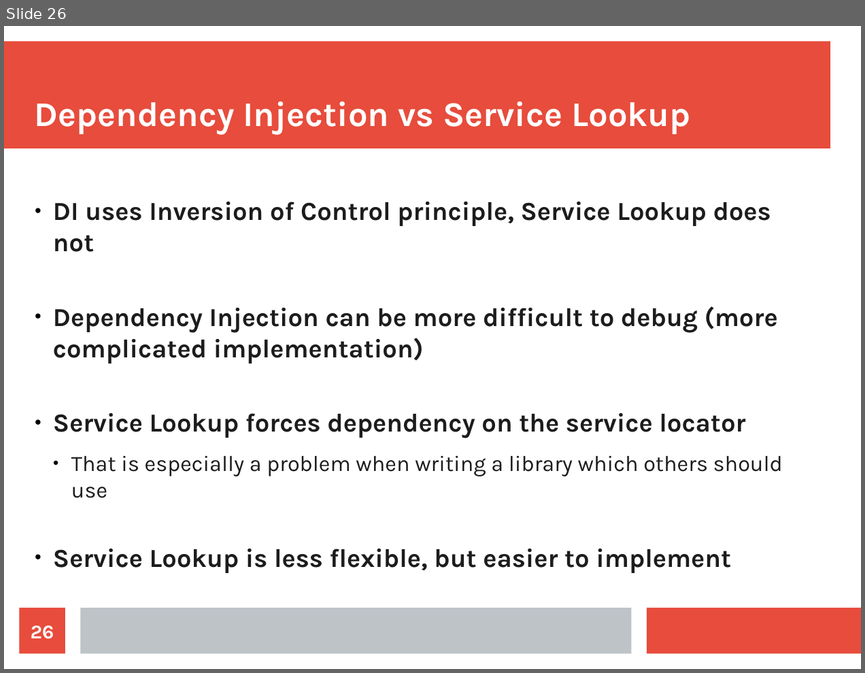
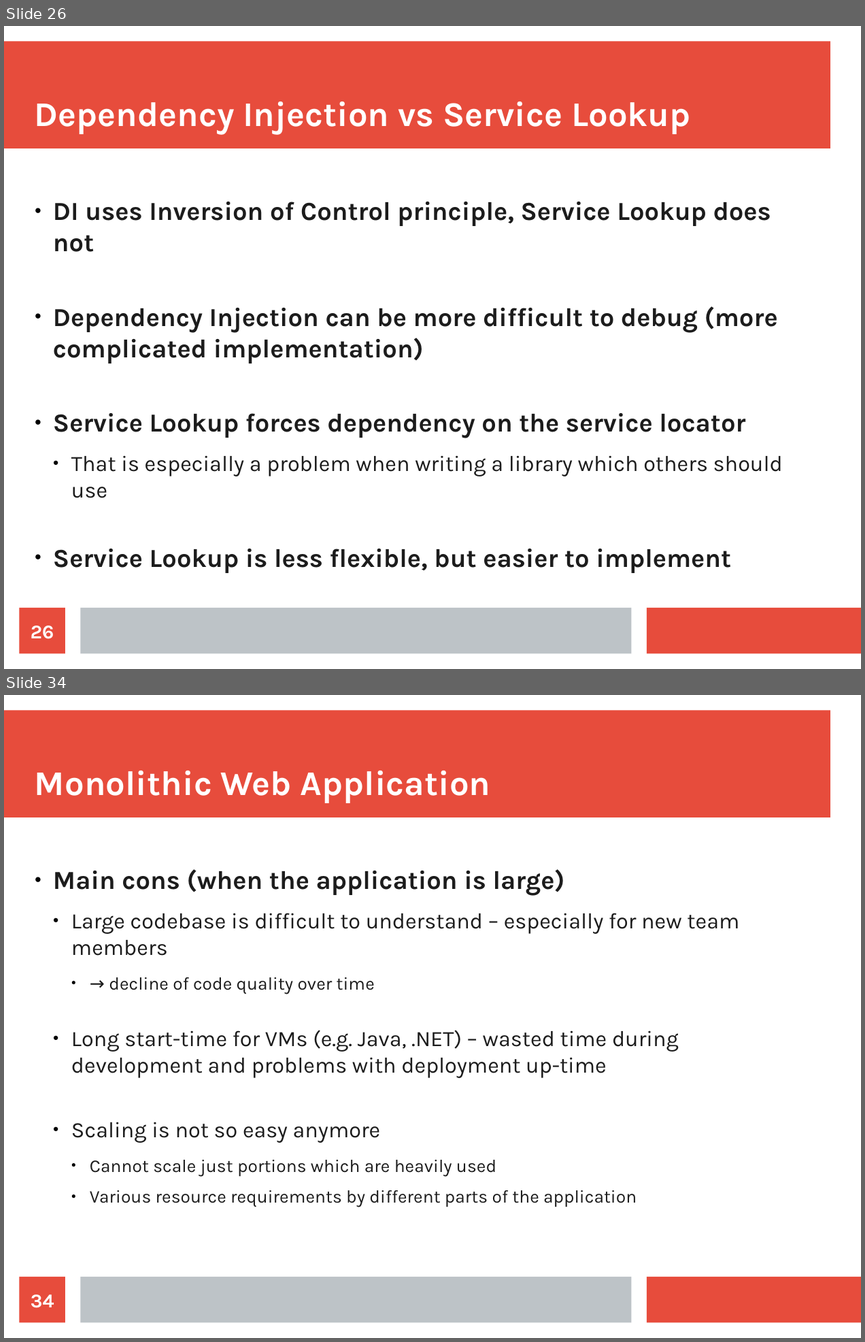
Before and after one commit to maxotta/pia-labs, a slide deck: lectures/architecture/architecture.odp. Shown one above the other, each under a label of ours: slide 26 before the commit, slides 26 and 34 after it; the slides between them are not shown. The pictures are 865x673 and 865x1342 pixels, drawn with LibreOffice and Linux fonts; fonts in the diff are those of the drawing. Boxes give left, top, right and bottom in pixels: in the first picture for what was removed or moved away, otherwise in the second. Text is boxed around its words. In the diff, an @@ line names an element or a change of style, - is before the commit and + after.

```diff
--- a/lectures/architecture/architecture.odp
+++ b/lectures/architecture/architecture.odp
@@ slide 34 added at <box>4,695,861,1338</box>, background #FFFFFF; not listed: 3 template elements that a slide beside it also shows @@
@@ title added at <box>35,770,491,803</box>, 32 pt, text #FFFFFF, bold @@
+Monolithic Web Application
@@ text added at <box>53,869,739,1206</box>, 20.4 pt, text #1C1C1C @@
+● Main cons (when the application is large)
+  ● Large codebase is difficult to understand – especially for new team members
+    ● → decline of code quality over time
+  ● Long start-time for VMs (e.g. Java, .NET) – wasted time during development and problems with deployment up-time
+  ● Scaling is not so easy anymore
+    ● Cannot scale just portions which are heavily used
+    ● Various resource requirements by different parts of the application
@@ page number added at <box>20,1276,65,1323</box>, fill #E74C3C, 18 pt, text #FFFFFF, bold @@
+34
```
Also in this commit, not shown: 4 slides changed, 50 other slides added, 10 slides removed, 6 other files.
